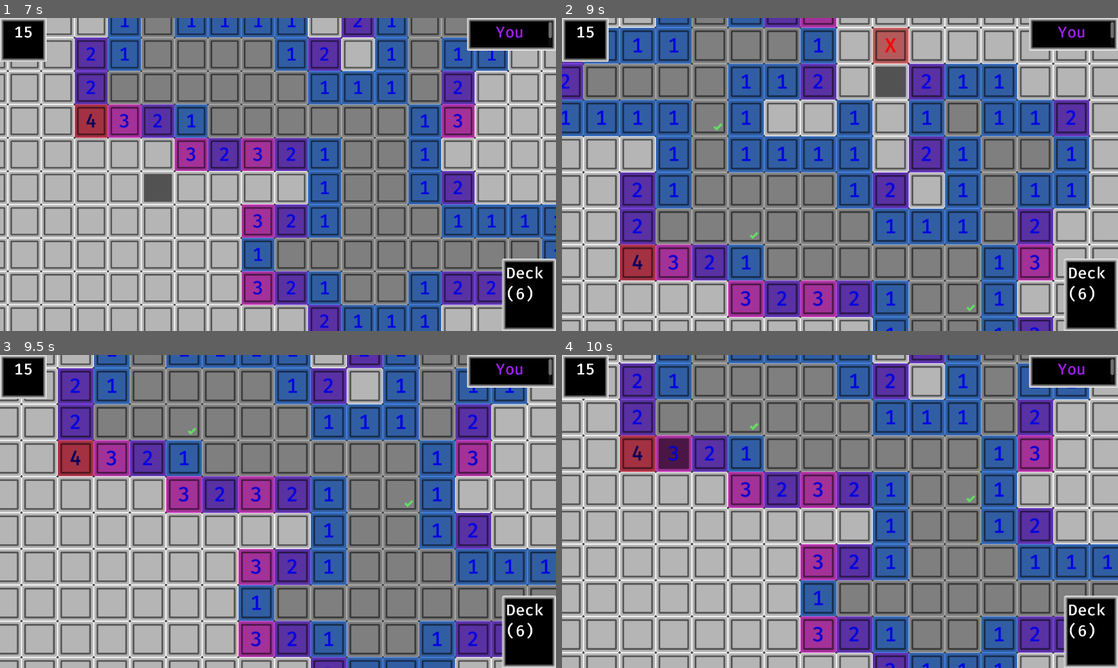
Above: before the commit, frames 1-4 (two rows, left to right).
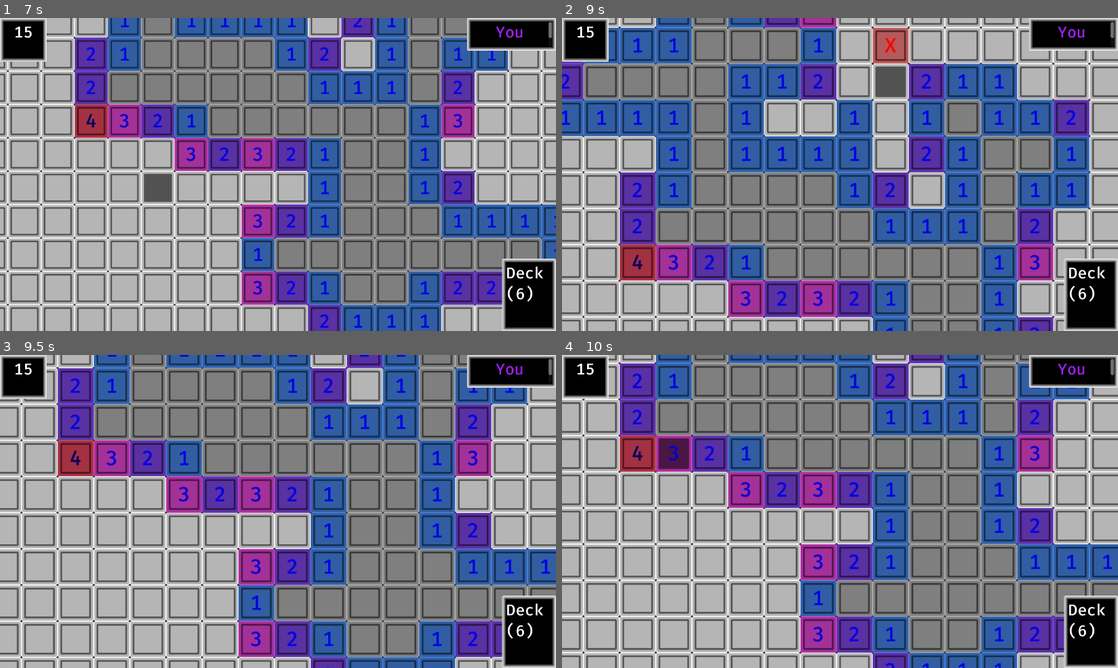
Above: after the commit, the same moments.

Repository: bjornarprytz/mine-sweeter
Game: Godot game, scene res://main.tscn
The game is run twice, just before and just after one commit, with the same random seed, the same clock (stepped at 60 frames per second) and the same inputs.
Inputs (mouse positions are in pixels of both pictures, inside the frame that each line leads up to):
- Up to frame 1 (7 s): click (27, 36) at 0.52 s; tap Enter at 1.25 s; move the mouse to (400, 158) at 1.27 s; hold D (move_right) 1.28-2 s; hold Middle mouse button (drag) 1.28-2 s; click (400, 158) at 1.42 s; drag from (166, 190) to (250, 237) at 2.02 s; move the mouse to (333, 105) at 2.77 s; hold D (move_right) 2.78-3.5 s; hold Mouse wheel up (zoom_in) 2.78-3.5 s; click (333, 105) at 2.92 s; drag from (250, 237) to (111, 127) at 3.52 s; move the mouse to (444, 221) at 4.27 s; hold A (move_left) 4.28-5 s; hold Middle mouse button (drag) 4.28-5 s; click (444, 221) at 4.42 s; drag from (111, 127) to (194, 96) at 5.02 s; move the mouse to (305, 174) at 5.77 s; hold S (move_down) 5.78-6.5 s; hold Mouse wheel up (zoom_in) 5.78-6.5 s; click (305, 174) at 5.92 s; drag from (194, 96) to (166, 190) at 6.52 s
- Up to frame 2 (9 s): tap Space at 7.25 s; move the mouse to (962, 158) at 7.27 s; hold W (move_up) 7.28-8 s; hold Middle mouse button (drag) 7.28-8 s; click (962, 158) at 7.42 s; drag from (728, 190) to (812, 237) at 8.02 s; tap Enter at 8.75 s; move the mouse to (895, 105) at 8.77 s; hold S (move_down) from 8.78 s (still down); hold Mouse wheel up (zoom_in) from 8.78 s (still down); click (895, 105) at 8.92 s
- Up to frame 3 (9.5 s): keep holding S (move_down); keep holding Mouse wheel up (zoom_in)
- Up to frame 4 (10 s): release S (move_down) at 9.5 s; release Mouse wheel up (zoom_in) at 9.5 s; drag from (812, 574) to (673, 464) at 9.52 s

Frame 1 is identical in both runs. In frame 2, less than 0.1% of the frame differs, in the area x 27-75%, y 33-94%; in frame 3, less than 0.1%; in frame 4, less than 0.1%.

Commit message:
wobble wobble

Diff:
--- a/src/autoloads/event_bus.gd
+++ b/src/autoloads/event_bus.gd
@@ -7,7 +7,8 @@
 signal tutorial_reveal_first_cell()
 
 signal cell_revealed(cell: Cell)
-signal cell_flagged(cell: Cell, flagged: bool)
+signal cell_flagged(cell: Cell)
+signal cell_unflagged(cell: Cell)
 
 signal mine_tripped(cell: Cell)
 signal mines_confirmed(cells: Array[Cell])
--- a/src/cell.gd
+++ b/src/cell.gd
@@ -3,13 +3,84 @@
 
 const size: int = 64
 
-var is_mine: bool = false
+enum Type {
+	EMPTY,
+	MINE,
+}
+
+enum State {
+	HIDDEN,
+	REVEALED,
+	FLAGGED,
+	SCORED
+}
+
+enum Hint {
+	NONE,
+	## All neighbour mines are flagged, presumably
+	SOLVABLE,
+	## All neighbour mines have been identified, and can be scored
+	SCORABLE
+}
+
+var is_flagged: bool:
+	get:
+		return state == State.FLAGGED
+	set(value):
+		state = State.FLAGGED if value else State.HIDDEN
+
+var is_revealed: bool:
+	get:
+		return state == State.REVEALED
+	set(value):
+		state = State.REVEALED if value else State.HIDDEN
+
+var is_scored: bool:
+	get:
+		return state == State.SCORED
+	set(value):
+		state = State.SCORED if value else State.REVEALED
+
+var is_hidden: bool:
+	get:
+		return state == State.HIDDEN
+	set(value):
+		state = State.HIDDEN if value else State.REVEALED
+
+var is_mine: bool:
+	get:
+		return type == Type.MINE
+	set(value):
+		type = Type.MINE if value else Type.EMPTY
+
+var is_scorable: bool:
+	get:
+		return hint == Hint.SCORABLE
+
+var is_solved: bool:
+	get:
+		return hint == Hint.SOLVABLE
+
+var type: Type = Type.EMPTY
+var state: State = State.HIDDEN
+var hint: Hint = Hint.NONE:
+	set(value):
+		if value == hint:
+			return
+
+		hint = value
+		_set_ready_to_score(false)
+		_set_ready_to_solve(false)
+
+		match hint:
+			Hint.NONE:
+				pass
+			Hint.SCORABLE:
+				_set_ready_to_score(true)
+			Hint.SOLVABLE:
+				_set_ready_to_solve(true)
+
 var number: int = 0
-var revealed: bool = false
-var flagged: bool = false
-
-var confirmed_safe: bool = false
-
 var map: Map
 
 var coordinates: Vector2 = Vector2.ZERO
@@ -18,17 +89,30 @@
 @onready var tag: RichTextLabel = %Tag
 @onready var check: Sprite2D = %Check
 
-func reveal():
-	if revealed or flagged:
+func _ready() -> void:
+	Events.cell_flagged.connect(_on_cell_flagged_changed)
+	Events.cell_unflagged.connect(_on_cell_flagged_changed)
+
+func _on_cell_flagged_changed(cell: Cell) -> void:
+	if !_is_neighbour(cell):
+		return
+	_update_hint()
+
+
+func reveal(force: bool = false):
+	if is_revealed:
+		return
+
+	if is_flagged and !force:
 		return
 
 	if !Game.first_cell_revealed:
 		Game.first_cell_revealed = true
 		Events.tutorial_reveal_first_cell.emit()
-		if is_mine:
-			is_mine = false
-
-	revealed = true
+		if type == Type.MINE:
+			type = Type.EMPTY
+
+	state = State.REVEALED
 
 	var tween = create_tween()
 	tween.tween_property(self, "scale", Vector2(1.2, 1.2), 0.05)
@@ -39,67 +123,112 @@
 	var neighbors = map.get_neighbors(self)
 	number = 0
 	for neighbor in neighbors:
+		if neighbor.type == Type.MINE:
+			number += 1
+
+	tag.show()
+	match type:
+		Type.MINE:
+			button.modulate = Color(1, 0.5, 0.5) # Light red for mines
+			tag.append_text("[center][color=red]X[/color][/center]")
+		Type.EMPTY:
+			if number > 0:
+				var hue = (number - 1) / 8.0 + 0.6 # Shift the color wheel so 1 is blue
+				var saturation = 0.7 # Moderate saturation for visibility
+				var value = 0.9 # High value for brightness
+				button.modulate = Color.from_hsv(fmod(hue, 1.0), saturation, value)
+				tag.append_text("[center][color=blue]%s[/color][/center]" % str(number))
+			else:
+				button.modulate = Color(0.7, 0.7, 0.7) # Darkened color for empty cells (0)
+
+	_update_hint()
+
+	Events.cell_revealed.emit(self)
+	if type == Type.MINE:
+		Events.mine_tripped.emit(self)
+
+func _declare_scored():
+	var correct_flags: Array[Cell] = []
+	var errors: Array[Cell] = []
+	var neighbors = map.get_neighbors(self)
+	for neighbor in neighbors:
+		if !neighbor.is_flagged:
+			continue
+
 		if neighbor.is_mine:
-			number += 1
-
-	if is_mine:
-		button.modulate = Color(1, 0.5, 0.5) # Light red for mines
-	elif number > 0:
-		var hue = (number - 1) / 8.0 + 0.6 # Shift the color wheel so 1 is blue
-		var saturation = 0.7 # Moderate saturation for visibility
-		var value = 0.9 # High value for brightness
-		button.modulate = Color.from_hsv(fmod(hue, 1.0), saturation, value)
+			correct_flags.append(neighbor)
+		else:
+			errors.append(neighbor)
+
+	if errors.is_empty():
+		Events.mines_confirmed.emit(correct_flags)
+		for neighbor in correct_flags:
+			neighbor.is_scored = true
 	else:
-		button.modulate = Color(0.7, 0.7, 0.7) # Darkened color for empty cells (0)
-
-	tag.show()
-	if is_mine:
-		tag.append_text("[center][color=red]X[/color][/center]")
-	elif number > 0:
-		tag.append_text("[center][color=blue]%s[/color][/center]" % str(number))
-	Events.cell_revealed.emit(self)
-	if is_mine:
-		Events.mine_tripped.emit(self)
-
-func declare_scored():
-	var flagged_neighbors: Array[Cell] = []
-	var neighbors = map.get_neighbors(self)
-	for neighbor in neighbors:
-		if neighbor.flagged:
-			flagged_neighbors.append(neighbor)
-	Events.mines_confirmed.emit(flagged_neighbors)
-
-
-func try_confirm_safe():
-	var neighbors = map.get_neighbors(self)
-	var safe_neighbors: Array[Cell] = []
-	var flagged_neighbors: Array[Cell] = []
-	for neighbor in neighbors:
-		if neighbor.flagged:
-			flagged_neighbors.append(neighbor)
-		elif !neighbor.revealed:
-			safe_neighbors.append(neighbor)
-
-	if flagged_neighbors.size() == number:
-		for neighbor in safe_neighbors:
+		for cell in errors:
+			cell.is_flagged = false
+			cell.reveal()
+
+func _update_hint():
+	if is_hidden or number == 0 or is_mine:
+		return
+
+	var neighbors = map.get_neighbors(self)
+	var n_neigbour_flags = 0
+	var n_neigbour_mines = 0
+	var n_neigbour_hidden = 0
+	for neighbor in neighbors:
+		if neighbor.is_flagged:
+			n_neigbour_flags += 1
+		elif neighbor.is_revealed and neighbor.is_mine:
+			n_neigbour_mines += 1
+		elif neighbor.is_hidden:
+			n_neigbour_hidden += 1
+
+	var mines_match_number = (n_neigbour_flags + n_neigbour_mines == number)
+
+	if n_neigbour_hidden == 0 and (n_neigbour_flags > 0) and mines_match_number:
+		hint = Hint.SCORABLE
+	elif n_neigbour_hidden > 0 and mines_match_number:
+		hint = Hint.SOLVABLE
+	else:
+		hint = Hint.NONE
+
+func _set_ready_to_solve(yes: bool):
+	if !yes:
+		return
+	print("TODO: Implement ready to score visual")
+
+func _set_ready_to_score(yes: bool):
+	if !yes:
+		check.hide()
+		return
+	check.show()
+	var tween = create_tween()
+	var target_scale = check.scale
+	check.scale = Vector2.ZERO
+	tween.tween_property(check, "scale", target_scale, 0.5).set_trans(Tween.TRANS_ELASTIC).set_ease(Tween.EASE_OUT)
+	await tween.finished
+
+func _reveal_neighbors():
+	var neighbors = map.get_neighbors(self)
+	for neighbor in neighbors:
+		if !neighbor.is_flagged:
 			neighbor.reveal()
-		confirmed_safe = true
-		check.show()
-		var tween = create_tween()
-		var target_scale = check.scale
-		check.scale = Vector2.ZERO
-		tween.tween_property(check, "scale", target_scale, 0.5).set_trans(Tween.TRANS_ELASTIC).set_ease(Tween.EASE_OUT)
-		await tween.finished
 
 func toggle_flag():
 	tag.show()
-	if not revealed:
-		flagged = !flagged
-		if flagged:
+	match state:
+		State.HIDDEN:
+			state = State.FLAGGED
 			tag.append_text("[center][color=darkgreen]F[/color][/center]")
-		else:
+			Events.cell_flagged.emit(self)
+		State.FLAGGED:
+			state = State.HIDDEN
 			tag.clear()
-		Events.cell_flagged.emit(self, flagged)
+			Events.cell_unflagged.emit(self)
+		_:
+			pass
 
 func denied():
 	const n_shakes: int = 10
@@ -119,13 +248,28 @@
 func _on_button_gui_input(event: InputEvent) -> void:
 	if event is InputEventMouseButton and !event.is_pressed():
 		if event.button_index == MOUSE_BUTTON_LEFT:
-			if flagged:
-				denied()
-			elif confirmed_safe:
-				declare_scored()
-			elif revealed:
-				try_confirm_safe()
-			else:
-				reveal()
+			match state:
+				State.FLAGGED:
+					denied()
+				State.REVEALED:
+					match [is_mine, hint]:
+						false, Hint.SOLVABLE:
+							_reveal_neighbors()
+						false, Hint.SCORABLE:
+							_declare_scored()
+						_, _:
+							pass
+				State.SCORED:
+					pass
+				State.HIDDEN:
+					reveal()
 		elif event.button_index == MOUSE_BUTTON_RIGHT:
 			toggle_flag()
+
+func _is_neighbour(other: Cell) -> bool:
+	# Check if the other cell is a neighbor
+	var dx = abs(self.coordinates.x - other.coordinates.x)
+	var dy = abs(self.coordinates.y - other.coordinates.y)
+
+	# A cell is a neighbor if it's adjacent horizontally, vertically, or diagonally. dy and dx can't both be 0
+	return dx <= 1 and dy <= 1 and (dx != 0 or dy != 0)
--- a/src/main.gd
+++ b/src/main.gd
@@ -30,7 +30,7 @@
 		deck.add_card(Card.Data.good())
 
 
-	if cell.number > 0 or cell.is_mine or cell.flagged:
+	if cell.number > 0 or cell.is_mine or cell.is_flagged:
 		return
 
 	await get_tree().create_timer(0.1).timeout
Not shown, changed: readme.md
